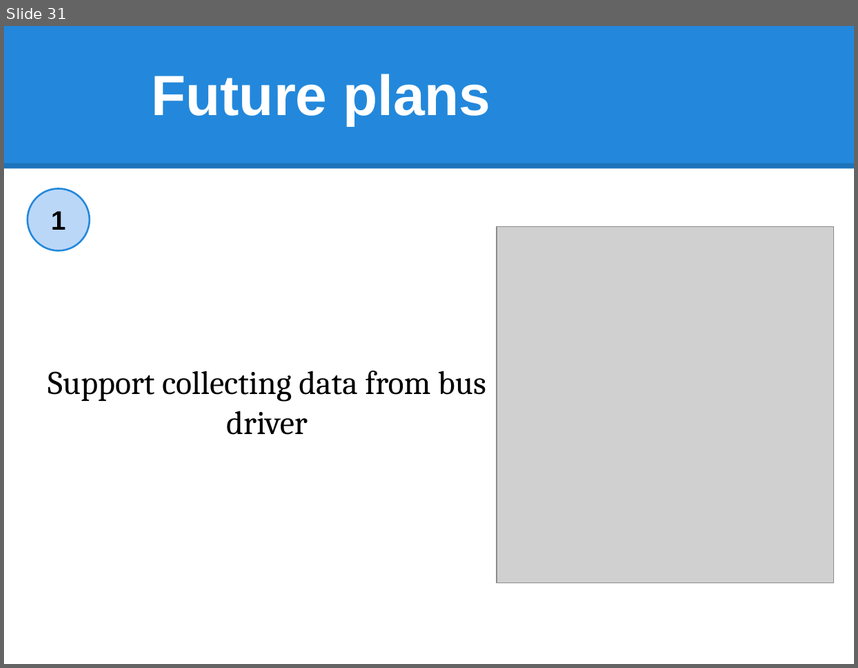
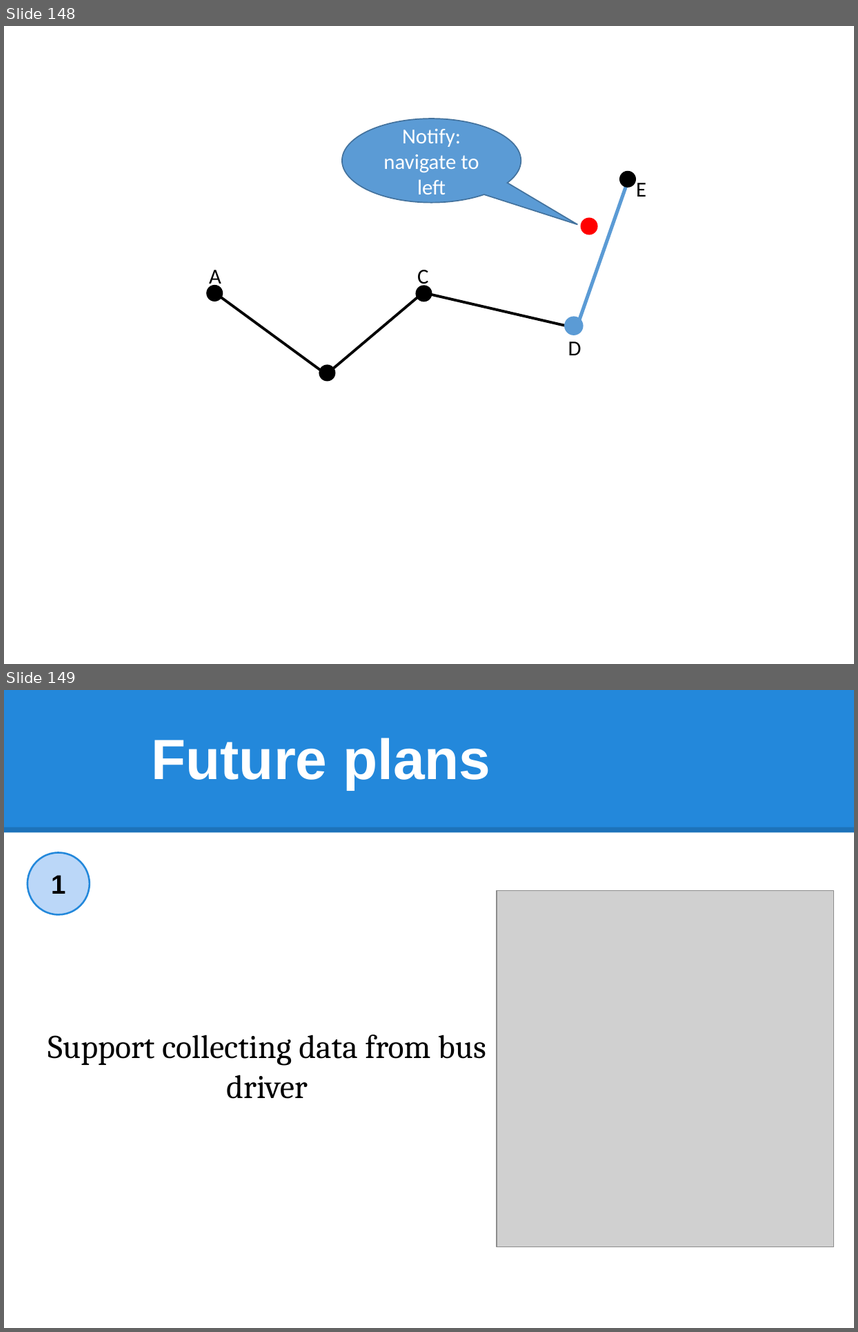
Before and after one commit to hqt/street-router, a slide deck: Document/presentation/full presentation.pptx. Shown one above the other, each under a label of ours: slide 31 before the commit, slides 148 and 149 after it. The pictures are 858x668 and 858x1332 pixels, drawn with LibreOffice and Linux fonts; fonts in the diff are those of the drawing; grey boxes stand for pictures. Boxes give left, top, right and bottom in pixels: in the first picture for what was removed or moved away, otherwise in the second. Text is boxed around its words. In the diff, an @@ line names an element or a change of style, - is before the commit and + after.

```diff
--- a/Document/presentation/full presentation.pptx
+++ b/Document/presentation/full presentation.pptx
@@ slide 148 added at (4,26,854,664), background #FFFFFF @@
@@ speech bubble added at (342,118,522,203), fill #5B9BD5, outline #43739E 1 pt, 18 pt, text #FFFFFF @@
+Notify: navigate to left
@@ line added from (579, 320) to (628, 181), #5B9BD5 3 pt @@
@@ ellipse added at (620,172,635,187), fill #000000, outline #000000 1 pt @@
@@ text added at (636,183,646,196), 18 pt, text #000000 @@
+E
@@ ellipse added at (582,218,597,234), fill #FF0000, outline #FF0000 1 pt @@
@@ text added at (209,270,221,289), 18 pt, text #000000 @@
+A
@@ text added at (417,270,428,289), 18 pt, text #000000 @@
+C
@@ ellipse added at (207,285,223,301), fill #000000, outline #000000 1 pt @@
@@ line added from (215, 292) to (326, 374), #000000 2.25 pt @@
@@ line added from (326, 374) to (423, 292), #000000 2.25 pt @@
@@ ellipse added at (417,285,432,301), fill #000000, outline #000000 1 pt @@
@@ line added from (423, 292) to (566, 325), #000000 2.25 pt @@
@@ ellipse added at (566,318,582,333), fill #5B9BD5, outline #5B9BD5 3 pt @@
@@ text added at (568,341,582,355), 18 pt, text #000000 @@
+D
@@ ellipse added at (319,365,335,381), fill #000000, outline #000000 1 pt @@
@@ what was slide 31 is now slide 149 @@
```
Also in this commit, not shown: 124 other slides added, 7 slides removed, 4 other files.
